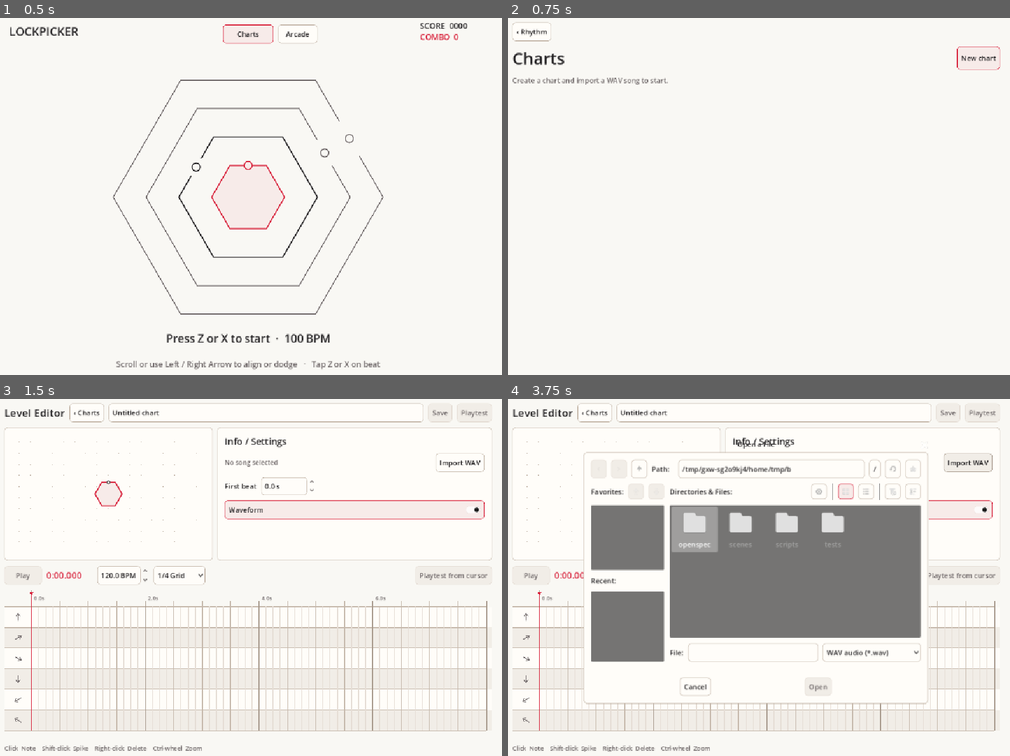
Above: before the commit, frames 1-4 (two rows, left to right).
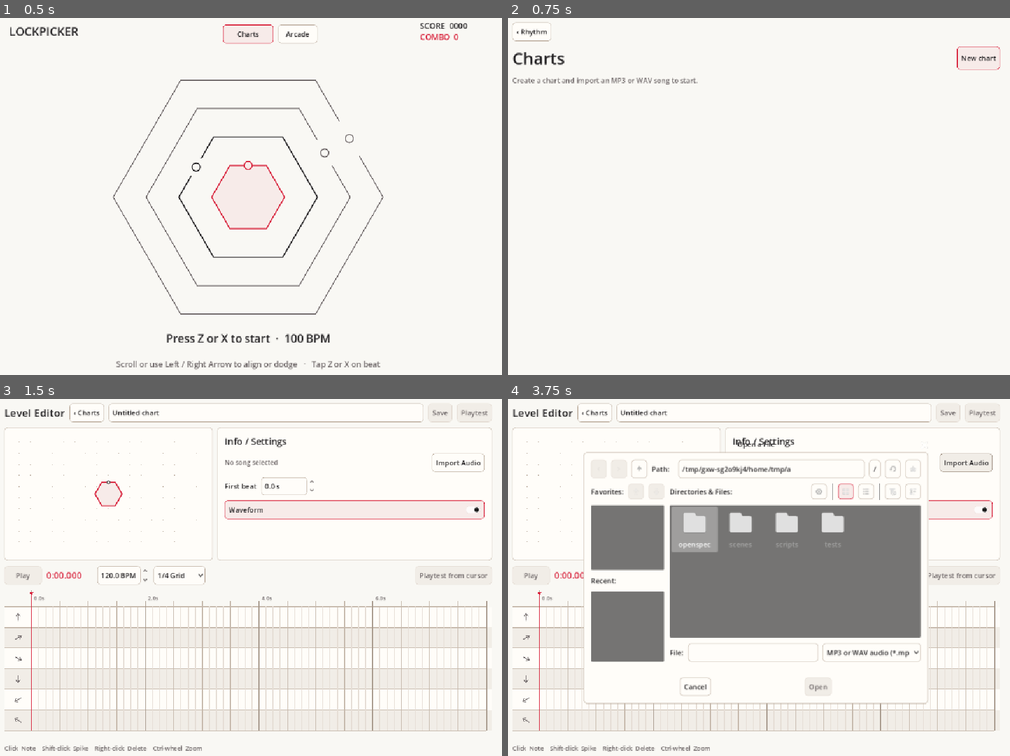
Above: after the commit, the same moments.

Repository: Nokianyte/Lockpicker
Game: Godot game, scene res://scenes/main.tscn
Two runs of this game, one before a commit and one after it. Both use one fixed random seed, a clock stepped at 60 frames per second and the inputs below.
Inputs:
- Up to frame 1 (0.5 s): no input
- Up to frame 2 (0.75 s): click "Charts" at 0.5 s
- Up to frame 3 (1.5 s): click "New chart" at 1.25 s
- Up to frame 4 (3.75 s): click "‹ Charts" at 2 s; click "New chart" at 2.75 s; click "Import WAV" (after the commit: "Import Audio") at 3.5 s

Frame 1 is identical in both runs. In frame 2, 0.2% of the frame differs, in the area x 19-38%, y 16-19%; in frame 3, 0.1%; in frame 4, 0.3%, in the area x 55-96%, y 15-73%.

Commit message:
Support MP3 imports in the chart editor

Diff:
--- a/scripts/chart_editor.gd
+++ b/scripts/chart_editor.gd
@@ -63,10 +63,10 @@
 	_editor_screen.hide()
 
 	_file_dialog = FileDialog.new()
-	_file_dialog.title = "Import a WAV song"
+	_file_dialog.title = "Import a song"
 	_file_dialog.access = FileDialog.ACCESS_FILESYSTEM
 	_file_dialog.file_mode = FileDialog.FILE_MODE_OPEN_FILE
-	_file_dialog.filters = PackedStringArray(["*.wav ; WAV audio"])
+	_file_dialog.filters = PackedStringArray(["*.mp3, *.wav ; MP3 or WAV audio"])
 	_file_dialog.file_selected.connect(func(path: String) -> void: _accept_song(Library.read_song_file(path)))
 	add_child(_file_dialog)
 	_leave_dialog = ConfirmationDialog.new()
@@ -181,7 +181,7 @@
 	_song_name.size_flags_horizontal = SIZE_EXPAND_FILL
 	_song_name.text_overrun_behavior = TextServer.OVERRUN_TRIM_ELLIPSIS
 	song.add_child(_song_name)
-	_import_button = UI.button("Import WAV", _import_song)
+	_import_button = UI.button("Import Audio", _import_song)
 	song.add_child(_import_button)
 	var offset_row := HBoxContainer.new()
 	settings.add_child(offset_row)
@@ -262,7 +262,7 @@
 	if result.has("error"):
 		_library_status.text = result.error
 		return
-	_library_status.text = "Create a chart and import a WAV song to start." if result.charts.is_empty() else ""
+	_library_status.text = "Create a chart and import an MP3 or WAV song to start." if result.charts.is_empty() else ""
 	for entry in result.charts:
 		_add_library_row(entry)
 
@@ -282,6 +282,8 @@
 func _open_saved(id: String, play: bool) -> void:
 	if _busy:
 		return
+	if play:
+		transport.unlock_audio()
 	_busy = true
 	var result: Dictionary = await library.read_chart(id)
 	_busy = false
@@ -349,9 +351,14 @@
 	if result.has("error"):
 		_show_status(result.error, true)
 		return
-	var stream := Library.decode_song(result.bytes)
+	_busy = true
+	_refresh_actions()
+	_show_status("Reading audio…")
+	var stream := await library.decode_song(result.bytes, result.name)
+	_busy = false
 	if stream == null:
-		_show_status("Could not open this WAV file.", true)
+		_refresh_actions()
+		_show_status("Could not open this MP3 or WAV file.", true)
 		return
 	chart.audio_id = Chart.new_id()
 	chart.audio_name = result.name
--- a/scripts/chart_library.gd
+++ b/scripts/chart_library.gd
@@ -4,6 +4,9 @@
 
 const Chart = preload("res://scripts/song_chart.gd")
 const MAX_AUDIO_BYTES := 128 * 1024 * 1024
+const MP3_DECODE_RATE := 44100
+const MP3_FRAMES_PER_PASS := 32768
+const PCM_STEREO_FRAME_BYTES := 4
 const WEB_STORAGE := """
 window.lockpickerChartStorage = (function () {
 	const database = new Promise((resolve, reject) => {
@@ -68,7 +71,7 @@
 		pick(callback, limit) {
 			const input = document.createElement('input');
 			input.type = 'file';
-			input.accept = '.wav,audio/wav,audio/wave';
+			input.accept = '.mp3,.wav,audio/mpeg,audio/wav,audio/wave';
 			input.hidden = true;
 			document.body.appendChild(input);
 			input.addEventListener('cancel', () => {
@@ -79,7 +82,7 @@
 				const file = input.files[0];
 				input.remove();
 				if (!file) return callback('');
-				if (file.size > limit) return callback('Choose a WAV file under 128 MiB.');
+				if (file.size > limit) return callback('Choose an MP3 or WAV file under 128 MiB.');
 				try {
 					callback('', file.name, await file.arrayBuffer());
 				} catch (error) {
@@ -148,8 +151,8 @@
 	if chart == null or chart.id != id:
 		return {"error": "Could not read this chart."}
 	if _web == null:
-		bytes = FileAccess.get_file_as_bytes(_audio_path(chart.audio_id))
-	var stream := decode_song(bytes)
+		bytes = FileAccess.get_file_as_bytes(_audio_path(chart.audio_id, chart.audio_name))
+	var stream := await decode_song(bytes, chart.audio_name)
 	if stream == null:
 		return {"error": "The saved song could not be opened."}
 	return {"chart": chart, "stream": stream}
@@ -166,7 +169,7 @@
 		return response[0]
 	if DirAccess.make_dir_recursive_absolute(directory) != OK:
 		return "Could not create the local chart folder."
-	var audio_path := _audio_path(chart.audio_id)
+	var audio_path := _audio_path(chart.audio_id, chart.audio_name)
 	if not FileAccess.file_exists(audio_path):
 		if new_audio.is_empty() or not _write_atomic(audio_path, new_audio):
 			return "Could not save the imported song."
@@ -190,11 +193,15 @@
 	if file == null:
 		return {"error": "Could not read the selected song."}
 	if file.get_length() > MAX_AUDIO_BYTES:
-		return {"error": "Choose a WAV file under 128 MiB."}
+		return {"error": "Choose an MP3 or WAV file under 128 MiB."}
 	return {"name": path.get_file(), "bytes": file.get_buffer(file.get_length())}
 
-static func decode_song(bytes: PackedByteArray) -> AudioStreamWAV:
-	if bytes.size() < 44 or bytes.size() > MAX_AUDIO_BYTES:
+func decode_song(bytes: PackedByteArray, filename: String) -> AudioStreamWAV:
+	if bytes.is_empty() or bytes.size() > MAX_AUDIO_BYTES:
+		return null
+	if filename.get_extension().to_lower() == "mp3":
+		return await _decode_mp3(bytes)
+	if bytes.size() < 44:
 		return null
 	var stream := AudioStreamWAV.load_from_buffer(bytes)
 	if stream == null or stream.get_length() <= 0.0 or stream.format not in [AudioStreamWAV.FORMAT_8_BITS, AudioStreamWAV.FORMAT_16_BITS]:
@@ -202,8 +209,52 @@
 	stream.loop_mode = AudioStreamWAV.LOOP_DISABLED
 	return stream
 
-func _audio_path(id: String) -> String:
-	return directory.path_join(id + ".wav")
+func _decode_mp3(bytes: PackedByteArray) -> AudioStreamWAV:
+	var mp3 := AudioStreamMP3.load_from_buffer(bytes)
+	if mp3 == null:
+		return null
+	var expected_frames := roundi(mp3.get_length() * MP3_DECODE_RATE)
+	var expected_size := expected_frames * PCM_STEREO_FRAME_BYTES
+	if expected_size <= 0 or expected_size > MAX_AUDIO_BYTES:
+		return null
+	var pcm := PackedByteArray()
+	if pcm.resize(expected_size) != OK:
+		return null
+
+	# Mix a private playback so preview, playtest, and waveform share the same decoded samples.
+	var decoder := mp3.instantiate_playback()
+	if decoder == null:
+		return null
+	decoder.start()
+	var rate_scale := float(AudioServer.get_mix_rate()) / MP3_DECODE_RATE
+	var frames_written := 0
+	while frames_written < expected_frames:
+		var count := mini(MP3_FRAMES_PER_PASS, expected_frames - frames_written)
+		var samples := decoder.mix_audio(rate_scale, count)
+		for frame in samples:
+			var offset := frames_written * PCM_STEREO_FRAME_BYTES
+			pcm.encode_s16(offset, clampi(roundi(frame.x * 32768.0), -32768, 32767))
+			pcm.encode_s16(offset + 2, clampi(roundi(frame.y * 32768.0), -32768, 32767))
+			frames_written += 1
+		if samples.size() < count:
+			break
+		if frames_written < expected_frames:
+			await get_tree().process_frame
+	decoder.stop()
+	if frames_written == 0:
+		return null
+	pcm.resize(frames_written * PCM_STEREO_FRAME_BYTES)
+
+	var stream := AudioStreamWAV.new()
+	stream.format = AudioStreamWAV.FORMAT_16_BITS
+	stream.mix_rate = MP3_DECODE_RATE
+	stream.stereo = true
+	stream.data = pcm
+	return stream
+
+func _audio_path(id: String, filename: String) -> String:
+	var extension := ".mp3" if filename.get_extension().to_lower() == "mp3" else ".wav"
+	return directory.path_join(id + extension)
 
 func _write_atomic(path: String, contents: PackedByteArray) -> bool:
 	var temporary := path + "." + Chart.new_id() + ".tmp"
--- a/scripts/song_transport.gd
+++ b/scripts/song_transport.gd
@@ -6,7 +6,12 @@
 window.lockpickerSongAudio ??= (function () {
 	let context, buffer, songId, source;
 	let started = 0, offset = 0;
+	function unlock() {
+		context ??= new AudioContext();
+		context.resume().catch(() => {});
+	}
 	return {
+		unlock,
 		hasSong(id) {
 			return songId === id;
 		},
@@ -31,7 +36,7 @@
 			songId = id;
 		},
 		play(position) {
-			context.resume().catch(() => {});
+			unlock();
 			source = context.createBufferSource();
 			source.buffer = buffer;
 			source.connect(context.destination);
@@ -78,6 +83,10 @@
 func start_at(seconds: float) -> void:
 	seek_to(seconds)
 	resume_song()
+
+func unlock_audio() -> void:
+	if _web != null:
+		_web.unlock()
 
 func resume_song() -> void:
 	if running or stream == null or _position >= duration():
